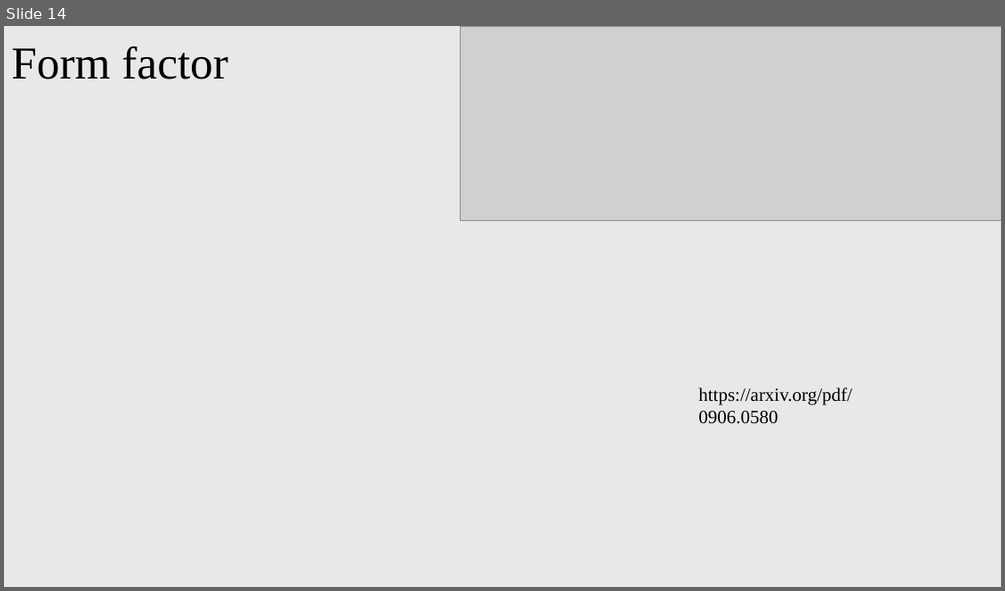
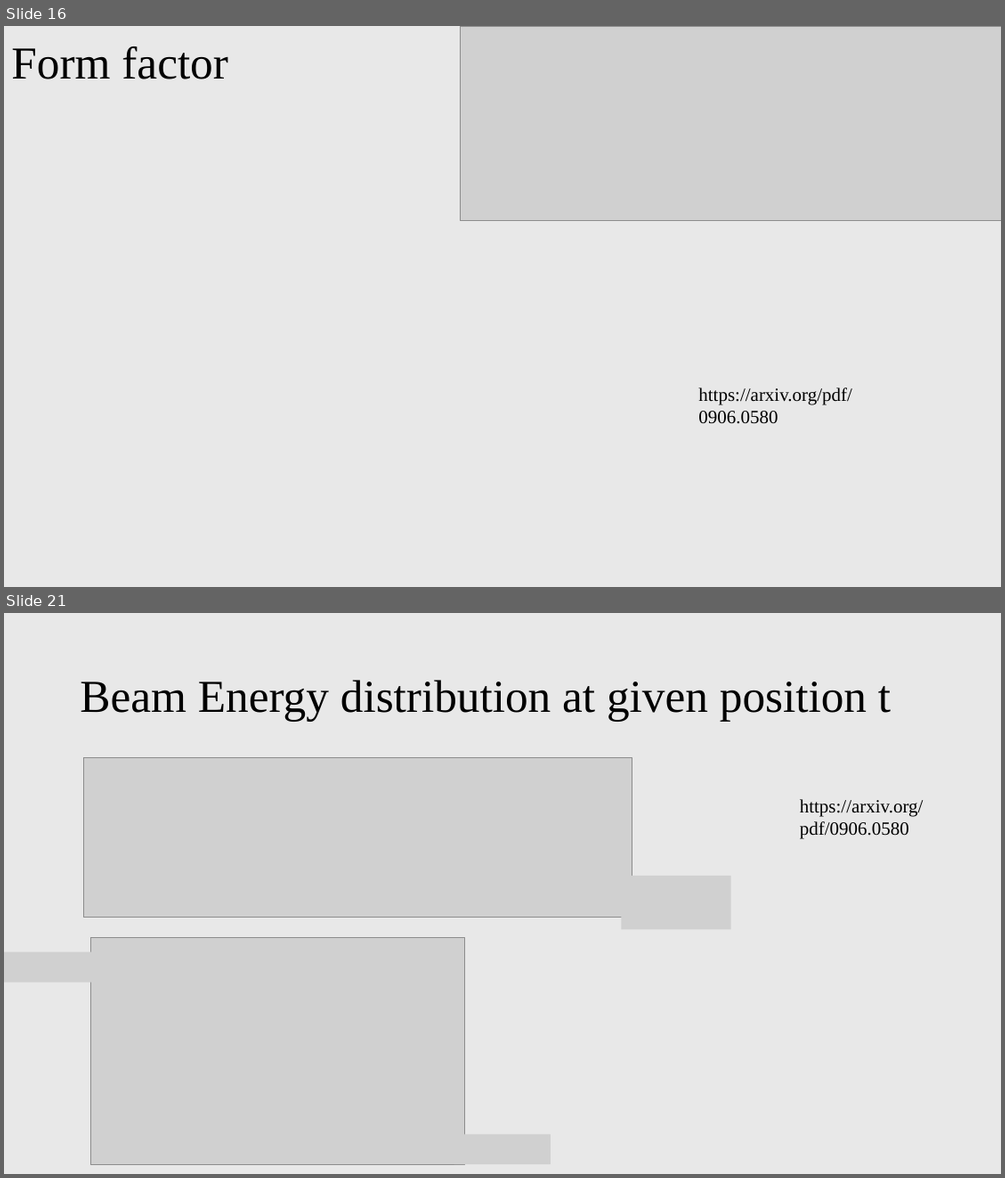
Before and after one commit to PeiranLi001/mCP_BDX, a slide deck: presentation/mCP_BDX.pptx. Shown one above the other, each under a label of ours: slide 14 before the commit, slides 16 and 21 after it; the slides between them are not shown. The pictures are 1005x591 and 1005x1178 pixels, drawn with LibreOffice and Linux fonts; fonts in the diff are those of the drawing; grey boxes stand for pictures. Boxes give left, top, right and bottom in pixels: in the first picture for what was removed or moved away, otherwise in the second. Text is boxed around its words. In the diff, an @@ line names an element or a change of style, - is before the commit and + after.

```diff
--- a/presentation/mCP_BDX.pptx
+++ b/presentation/mCP_BDX.pptx
@@ slide 21 added at [4, 613, 1001, 1174], background #E8E8E8 @@
@@ title added at [80, 680, 890, 721], 44 pt, text #000000 @@
+Beam Energy distribution at given position t
@@ picture added at [83, 757, 631, 916] @@
@@ text added at [800, 799, 923, 839], 18 pt, text #000000 @@
+https://arxiv.org/pdf/0906.0580
@@ picture added at [622, 876, 732, 929] @@
@@ picture added at [4, 952, 107, 981] @@
@@ picture added at [90, 938, 465, 1164] @@
@@ picture added at [252, 976, 348, 1006] @@
@@ picture added at [454, 1135, 550, 1164] @@
@@ what was slide 14 is now slide 16 @@
```
Also in this commit, not shown: 4 slides changed, 13 other slides added, 5 other files.
